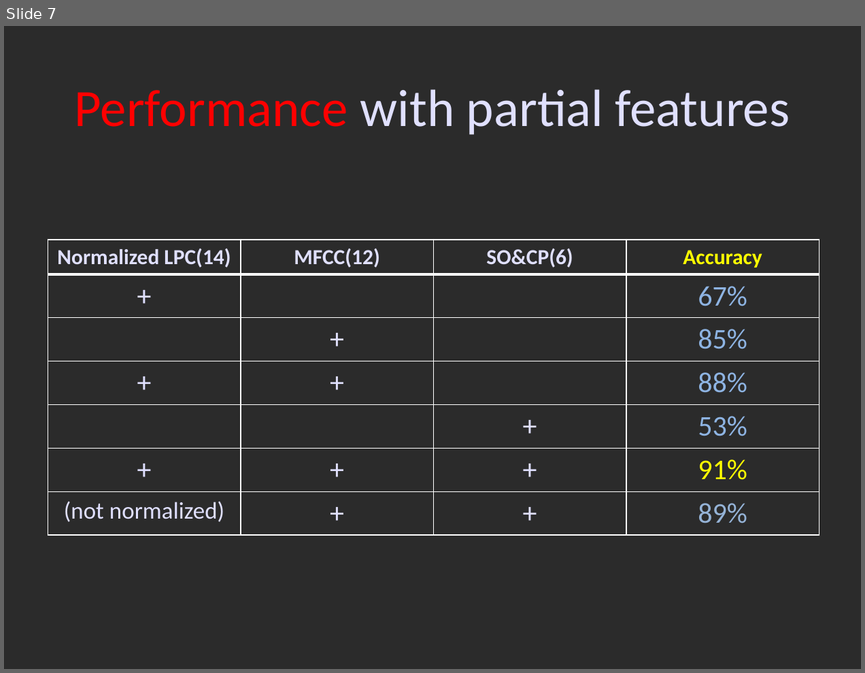
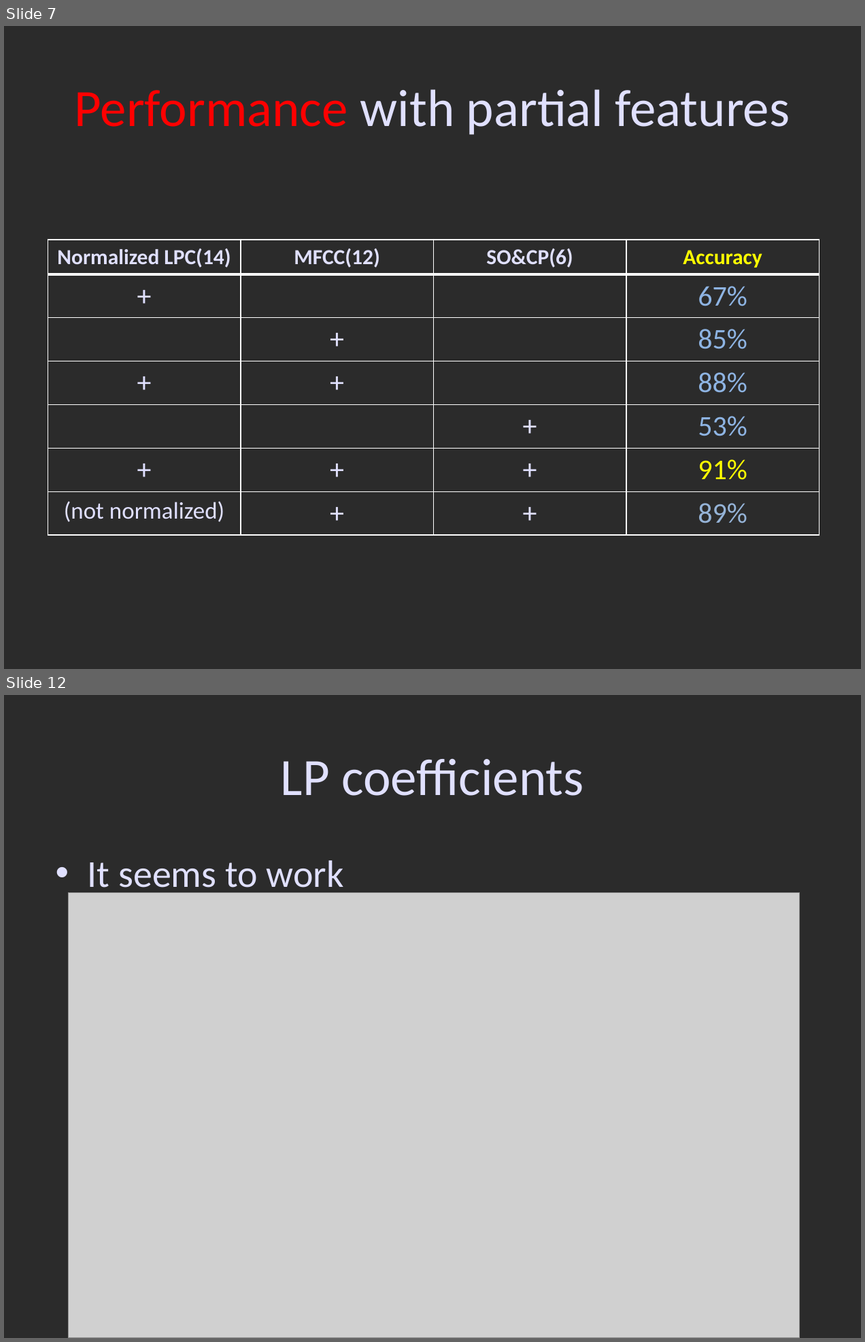
Before and after one commit to wiku30/Musical_Instrument_Classification, a slide deck: ppt/SST.pptx. Shown one above the other, each under a label of ours: slide 7 before the commit, slides 7 and 12 after it; the slides between them are not shown. The pictures are 865x673 and 865x1342 pixels, drawn with LibreOffice and Linux fonts; fonts in the diff are those of the drawing; grey boxes stand for pictures; background and template pictures are left out; a plain dark background stands for a picture behind light text. Boxes give left, top, right and bottom in pixels: in the first picture for what was removed or moved away, otherwise in the second. Text is boxed around its words. In the diff, an @@ line names an element or a change of style, - is before the commit and + after.

```diff
--- a/ppt/SST.pptx
+++ b/ppt/SST.pptx
@@ slide 12 added at (4,695,861,1338), background picture (left out) @@
@@ title added at (281,759,583,796), 44 pt, text #E0E0FF @@
+LP coefficients
@@ text added at (88,860,344,896), 32 pt, text #E0E0FF @@
+• It seems to work
@@ picture added at (68,892,800,1338) @@
```
Also in this commit, not shown: 5 other slides added, 5 other files.
